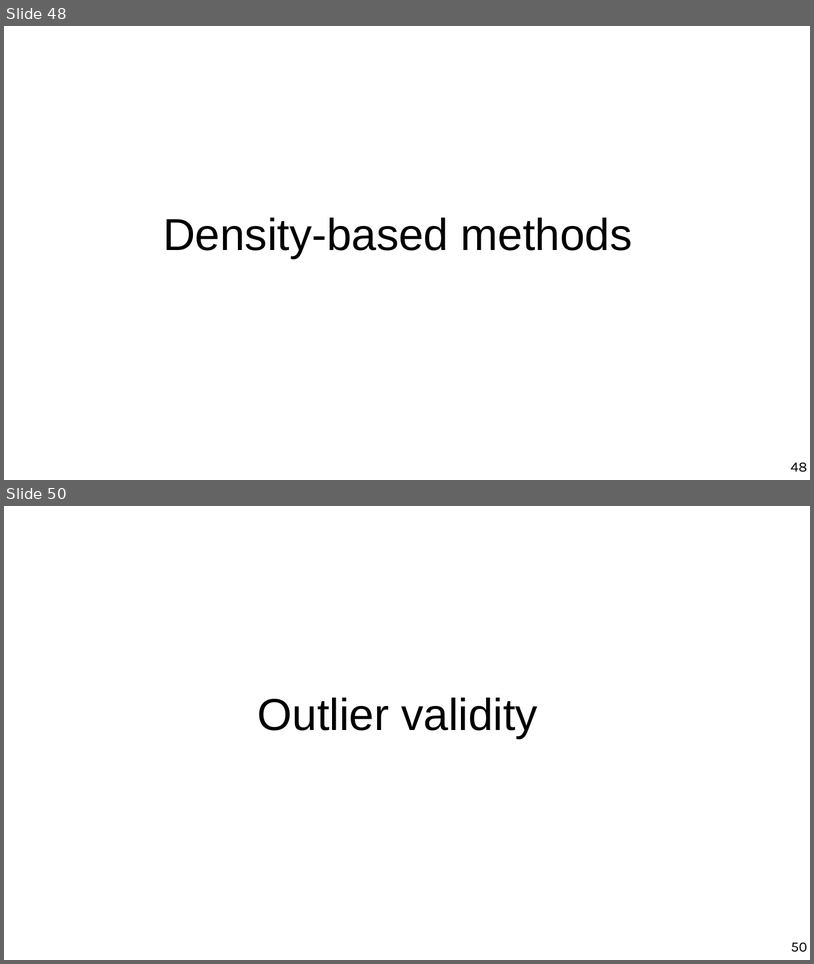
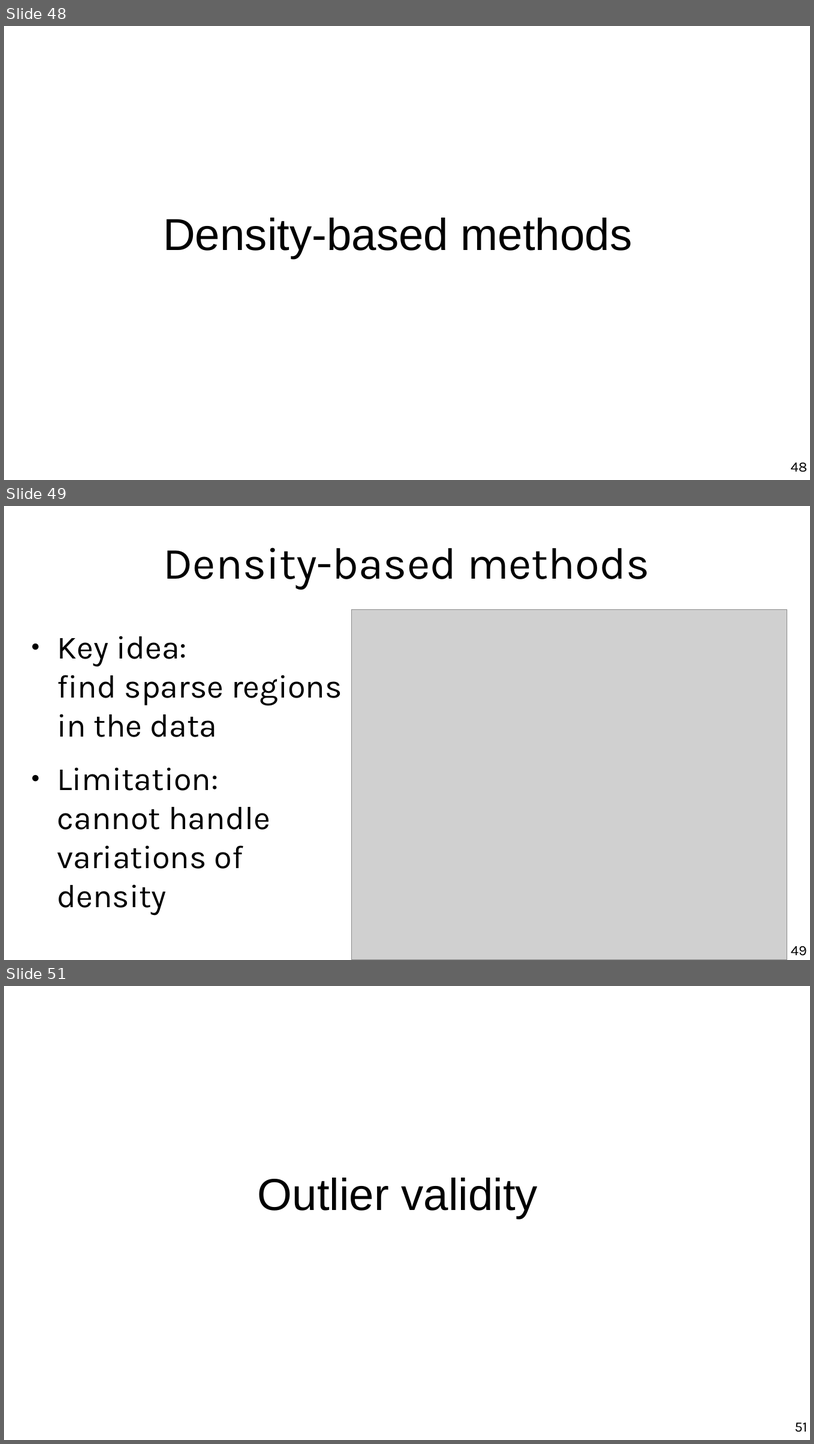
Before and after one commit to marco-calautti/data-mining-course, a slide deck: theory/tt09_outlier_detection.odp. Shown one above the other, each under a label of ours: slides 48 and 50 before the commit, slides 48, 49 and 51 after it; the slides between them are not shown. The pictures are 814x964 and 814x1444 pixels, drawn with LibreOffice and Linux fonts; fonts in the diff are those of the drawing; grey boxes stand for pictures. Boxes give left, top, right and bottom in pixels: in the first picture for what was removed or moved away, otherwise in the second. Text is boxed around its words. In the diff, an @@ line names an element or a change of style, - is before the commit and + after.

```diff
--- a/theory/tt09_outlier_detection.odp
+++ b/theory/tt09_outlier_detection.odp
@@ slide 49 added at bbox=[4, 506, 810, 960], background #FFFFFF @@
@@ title added at bbox=[164, 547, 650, 589], 44 pt, text #000000 @@
+Density-based methods
@@ picture added at bbox=[351, 609, 788, 960] @@
@@ text added at bbox=[57, 636, 342, 915], 32 pt, text #000000 @@
+● Key idea:
+  find sparse regions in the data
+● Limitation:
+  cannot handle variations of density
@@ page number added at bbox=[791, 946, 807, 955], 14 pt, text #000000 @@
+49
@@ what was slide 50 is now slide 51 @@
@@ page number at bbox=[795, 1422, 807, 1432]: text changed @@
-50
+51
```
Also in this commit, not shown: 9 slides changed, 1 other slide added, 1 slide removed.
